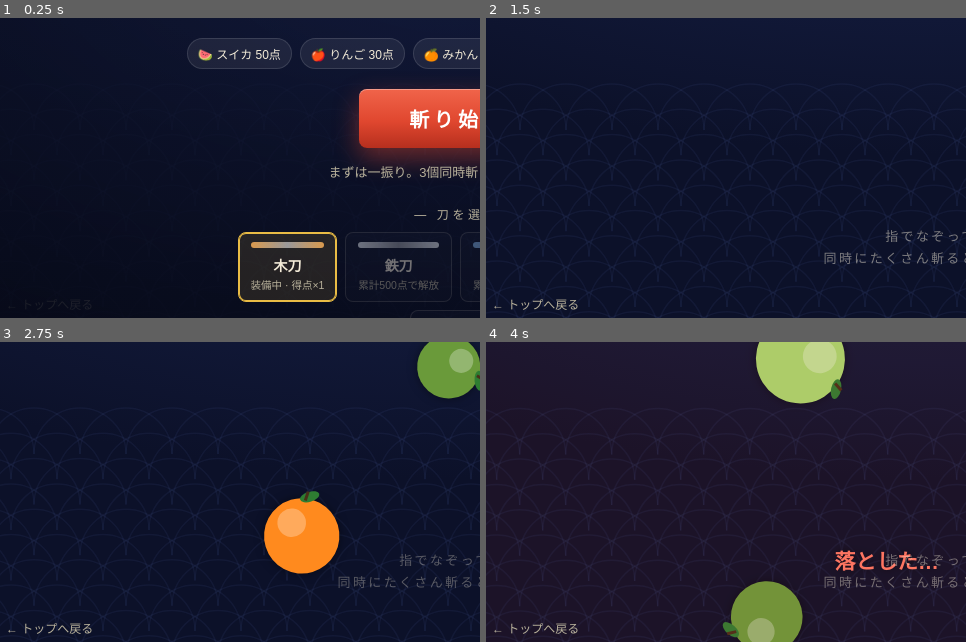
Above: before the commit, frames 1-4 (two rows, left to right).
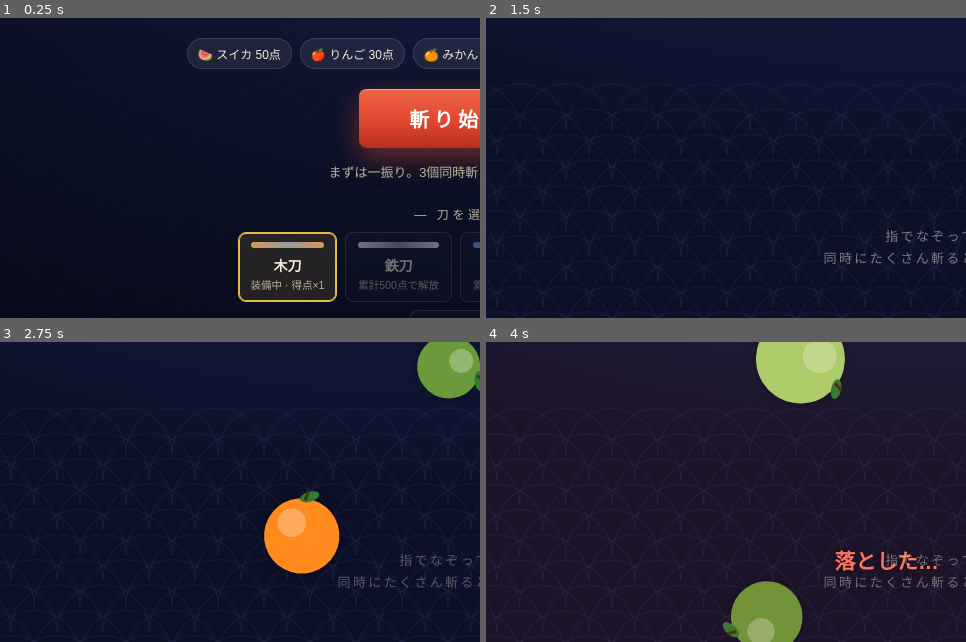
Above: after the commit, the same moments.

Repository: MonaLisaLab/mll-games
Game: browser game, page timing-zan/index.html
The game is run twice, just before and just after one commit, with the same random seed, the same clock (stepped at 60 frames per second) and the same inputs.
Inputs (mouse positions are % of the whole screen's width and height, from its top left):
- Up to frame 1 (0.25 s): no input
- Up to frame 2 (1.5 s): move the mouse to (50, 60) at 1.07 s; tap Space at 1.1 s
- Up to frame 3 (2.75 s): tap Space at 1.6, 2.1, 2.6 s; move the mouse to (30, 40) at 1.67 s; move the mouse to (70, 35) at 2.27 s
- Up to frame 4 (4 s): move the mouse to (65, 70) at 2.87 s; tap Space at 3.1, 3.6 s; move the mouse to (25, 75) at 3.47 s
The pictures show only the part of the screen within x 1-51%, y 47-97%; the shares and areas given below are measured in that part.

The runs differ from the first frame. In frame 2, 0.2% of the frame differs, in the area x 1-20%, y 93-98%; in frame 3, 0.2%; in frame 4, 0.2%.

Commit message:
全ゲーム：ホームへ戻るボタンをクリア・ポーズ画面に集約

Diff:
--- a/baransutawa/index.html
+++ b/baransutawa/index.html
@@ -217,9 +217,6 @@
           </div>
           <div class="hud-box" id="nextReward">次のご褒美まで あと <b>5</b> 段</div>
           <div class="hud-actions">
-            <a id="homeBtn" href="https://monalisalab.github.io/mll-games/" aria-label="トップページに戻る" title="トップページに戻る">
-              <svg viewBox="0 0 24 24"><path d="M10 20v-6h4v6h5v-8h3L12 3 2 12h3v8z"/></svg>
-            </a>
             <button id="muteBtn" aria-label="サウンド ON/OFF">
               <svg class="on" viewBox="0 0 24 24"><path d="M3 9v6h4l5 5V4L7 9H3zm13.5 3a4.5 4.5 0 0 0-2.5-4v8a4.5 4.5 0 0 0 2.5-4zM14 3.2v2.1a7 7 0 0 1 0 13.4v2.1a9 9 0 0 0 0-17.6z"/></svg>
               <svg class="off" viewBox="0 0 24 24"><path d="M3 9v6h4l5 5V4L7 9H3zm13.6 3 2.7-2.7-1.4-1.4-2.7 2.7-2.7-2.7-1.4 1.4 2.7 2.7-2.7 2.7 1.4 1.4 2.7-2.7 2.7 2.7 1.4-1.4-2.7-2.7z"/></svg>
@@ -250,7 +247,6 @@
           <div class="t-label">ブロックのテーマ</div>
           <div class="theme-chips" id="themeChips"></div>
         </div>
-        <a class="home-link" href="https://monalisalab.github.io/mll-games/">← トップページに戻る</a>
       </div>
 
       <!-- ゲームオーバー -->
@@ -269,7 +265,7 @@
         <div class="over-btns">
           <button class="big-btn" id="retryBtn">もう一度</button>
           <button class="sub-btn" id="toMenuBtn">メニューに戻る</button>
-          <a class="home-link" href="https://monalisalab.github.io/mll-games/" style="margin-top:0">← トップページに戻る</a>
+          <a class="home-link" href="https://monalisalab.github.io/mll-games/" style="margin-top:0">🏠 ホームへ戻る</a>
         </div>
       </div>
     </div>
--- a/nitro-rush/index.html
+++ b/nitro-rush/index.html
@@ -216,7 +216,6 @@
         </div>
       </div>
       <div class="iconBtns" id="iconBtns" hidden>
-        <a href="../index.html" aria-label="トップへ">🏠</a>
         <button id="btnMute" type="button" aria-label="ミュート">🔊</button>
         <button id="btnPause" type="button" aria-label="ポーズ">⏸</button>
       </div>
@@ -245,6 +244,7 @@
           <div class="panelBtns">
             <button class="bigBtn" id="btnResume" type="button">▶ 再開</button>
             <button class="ghostBtn" id="btnQuit" type="button">タイトルへ</button>
+            <a class="ghostBtn" href="../index.html" style="text-decoration:none;display:inline-flex;align-items:center;justify-content:center">🏠 ホームへ戻る</a>
           </div>
           <p class="credit">BGM: 8-bit - Last Mission by HydroGene (CC0)<br>https://opengameart.org/content/8-bit-last-mission</p>
         </div>
@@ -271,6 +271,7 @@
           <div class="panelBtns">
             <button class="bigBtn" id="btnRetry" type="button">↻ リトライ</button>
             <button class="ghostBtn" id="btnToTitle" type="button">タイトルへ</button>
+            <a class="ghostBtn" href="../index.html" style="text-decoration:none;display:inline-flex;align-items:center;justify-content:center">🏠 ホームへ戻る</a>
           </div>
           <p class="credit">Rキーでもすぐリトライできます</p>
         </div>
--- a/snake-dx/index.html
+++ b/snake-dx/index.html
@@ -267,7 +267,7 @@
             <button class="btn" id="startBtn" type="button">▶ スタート</button>
             <button class="btn hidden" id="nextStageBtn" type="button" style="background:#e79a00;color:#231a00">次のステージへ ➜</button>
             <button class="btn ghost hidden" id="exitFsBtn" type="button" style="background:rgba(255,255,255,.12);color:#fff;border-color:rgba(255,255,255,.3)">全画面を終了</button>
-            <a class="btn ghost" href="https://monalisalab.github.io/mll-games/" style="background:rgba(255,255,255,.12);color:#fff;border-color:rgba(255,255,255,.3)">🏠 トップページへ</a>
+            <a class="btn ghost hidden" id="ovHomeBtn" href="https://monalisalab.github.io/mll-games/" style="background:rgba(255,255,255,.12);color:#fff;border-color:rgba(255,255,255,.3)">🏠 ホームへ戻る</a>
           </div>
         </div>
         <button class="menu-btn" id="menuBtn" type="button" aria-label="メニューを開く">⏸</button>
@@ -282,7 +282,7 @@
             <button class="btn ghost" id="menuSoundBtn" type="button" style="background:rgba(255,255,255,.12);color:#fff;border-color:rgba(255,255,255,.3)">🔊 音 ON</button>
             <button class="btn ghost" id="menuStageBtn" type="button" style="background:rgba(255,255,255,.12);color:#fff;border-color:rgba(255,255,255,.3)">🎯 ステージ・設定へ</button>
             <button class="btn ghost" id="menuExitBtn" type="button" style="background:rgba(255,255,255,.12);color:#fff;border-color:rgba(255,255,255,.3)">⛶ 全画面を終了</button>
-            <a class="btn ghost wide" href="https://monalisalab.github.io/mll-games/" style="background:rgba(255,255,255,.12);color:#fff;border-color:rgba(255,255,255,.3)">🏠 トップページに戻る</a>
+            <a class="btn ghost wide" href="https://monalisalab.github.io/mll-games/" style="background:rgba(255,255,255,.12);color:#fff;border-color:rgba(255,255,255,.3)">🏠 ホームへ戻る</a>
           </div>
         <details class="menu-panel" id="missionsPanel">
           <summary>🎯 ミッション（全20）― 展開して確認</summary>
@@ -366,6 +366,7 @@
           stageGoalEl=document.getElementById("stageGoal"), stageProgEl=document.getElementById("stageProg"),
           stageHint=document.getElementById("stageHint"),
           nextStageBtn=document.getElementById("nextStageBtn"), exitFsBtn=document.getElementById("exitFsBtn"),
+          ovHomeBtn=document.getElementById("ovHomeBtn"),
           fsBtn=document.getElementById("fsBtn"),
           nextRewardEl=document.getElementById("nextReward"), playHintEl=document.getElementById("playHint"),
           ovMeters=document.getElementById("ovMeters"),
@@ -816,6 +817,7 @@
         nextStageBtn.classList.toggle("hidden",isLast);
         nextStageBtn.textContent=isLast?"":"次のステージへ ➜";
         exitFsBtn.classList.remove("hidden");
+        ovHomeBtn.classList.remove("hidden");
         overlay.classList.remove("hidden");
         checkMissions(); renderStages(); renderMissions(); updateHud();
       }
@@ -927,7 +929,7 @@
         /* Sakurai: death is short and flashy — hit-stop + flash + big shake,
            then the (big) retry button is up almost immediately. */
         triggerHitstop(320); triggerFlash(255,70,50,300,0.42); triggerShake(11,380);
-        nextStageBtn.classList.add("hidden"); exitFsBtn.classList.remove("hidden");
+        nextStageBtn.classList.add("hidden"); exitFsBtn.classList.remove("hidden"); ovHomeBtn.classList.remove("hidden");
         shakeUntil=now()+320; boardWrap.classList.remove("shake"); void boardWrap.offsetWidth; boardWrap.classList.add("shake");
         var isBest=score>best; if(isBest) best=score;
         saveProgress();
@@ -1817,6 +1819,7 @@
         ovTitle.textContent="一時停止中";
         ovMsg.textContent="スコア "+score+" 点 ／ 長さ "+segCount+" ／ Lv"+level+"。再開ボタンか Space で続けられます。";
         exitFsBtn.classList.remove("hidden");
+        ovHomeBtn.classList.remove("hidden");
         startBtn.textContent="▶ 再開";
         overlay.classList.remove("hidden");
       }
--- a/star-shooter/index.html
+++ b/star-shooter/index.html
@@ -91,7 +91,6 @@
 <div id="waveBanner"></div>
 <div id="weaponTag">武器 Lv.1</div>
 <button id="bombBtn" type="button">ボム<span class="cnt">× 1</span></button>
-<a class="home-link hud-home" href="https://monalisalab.github.io/mll-games/">🏠 トップページ</a>
 </div>
 <div id="dmgFlash"></div>
 <button id="sndBtn" type="button">🔊 音 ON</button>
@@ -111,7 +110,6 @@
 連続で敵を倒すとコンボが上がり、スコア倍率アップ！
 </div>
 <div class="best-line">ベストスコア：<span id="titleBest">0</span></div>
-<a class="home-link" href="https://monalisalab.github.io/mll-games/">← トップページに戻る</a>
 </div>
 
 <div class="overlay hidden" id="overScreen">
@@ -125,7 +123,7 @@
 <div class="row"><span>ベストスコア</span><span class="v" id="finalBest">0</span></div>
 </div>
 <button class="big-btn" id="restartBtn" type="button">リスタート</button>
-<a class="home-link" href="https://monalisalab.github.io/mll-games/">← トップページに戻る</a>
+<a class="home-link" href="https://monalisalab.github.io/mll-games/">🏠 ホームへ戻る</a>
 </div>
 </div>
 
--- a/timing-zan/index.html
+++ b/timing-zan/index.html
@@ -35,7 +35,6 @@
 #hud-combo.pop .num{animation:comboPop .18s ease-out}@keyframes comboPop{0%{transform:scale(1.45) rotate(-3deg)}100%{transform:scale(1)}}
 .corner-btns{position:absolute;right:10px;bottom:calc(env(safe-area-inset-bottom,0px) + 10px);z-index:8;display:flex;gap:8px}
 .icon-btn{width:44px;height:44px;min-height:44px;border-radius:50%;border:1px solid var(--line);background:rgba(10,14,34,.72);color:var(--paper);font-size:19px;display:flex;align-items:center;justify-content:center;padding:0;backdrop-filter:blur(4px)}
-#toplink{position:absolute;left:12px;bottom:calc(env(safe-area-inset-bottom,0px) + 12px);z-index:8;color:var(--paper-dim);font-size:12px;text-decoration:none;padding:10px 6px}
 #tap-hint{position:absolute;left:50%;bottom:calc(env(safe-area-inset-bottom,0px) + 64px);transform:translateX(-50%);z-index:4;font-size:13px;letter-spacing:.18em;color:rgba(244,236,217,.65);display:none;pointer-events:none;white-space:nowrap;text-align:center;line-height:1.7}
 #tap-hint.on{display:block;animation:hintPulse 1.6s ease-in-out infinite}@keyframes hintPulse{0%,100%{opacity:.5}50%{opacity:1}}
 #banner{position:absolute;left:0;right:0;top:28%;z-index:6;text-align:center;pointer-events:none;opacity:0}
@@ -96,7 +95,6 @@
 <div id="tap-hint">指でなぞって斬れ！<br>同時にたくさん斬るとコンボボーナス</div>
 <div id="banner"><div class="big"></div><div class="sub"></div></div>
 <div id="toast"></div>
-<a id="toplink" href="../index.html">← トップへ戻る</a>
 <div class="corner-btns"><button class="icon-btn" id="btn-pause" aria-label="ポーズ">⏸</button><button class="icon-btn" id="btn-mute" aria-label="サウンド切替">🔊</button></div>
 
 <div class="overlay on" id="ov-start">
@@ -123,13 +121,13 @@
       <div class="stat"><div class="v" id="st-multi">0</div><div class="k">最大同時斬り</div></div>
       <div class="stat"><div class="v" id="st-best">0</div><div class="k">ベスト</div></div>
     </div>
-    <div class="btn-stack"><button class="btn-main" id="btn-retry">もう一度斬る</button><button class="btn-sub" id="btn-tomenu">メニューに戻る</button></div>
+    <div class="btn-stack"><button class="btn-main" id="btn-retry">もう一度斬る</button><button class="btn-sub" id="btn-tomenu">メニューに戻る</button><a class="btn-sub" href="../index.html" style="text-decoration:none">🏠 ホームへ戻る</a></div>
     <p class="howto">Rキー／画面タップでもすぐ再戦できます</p>
   </div>
 </div>
 
 <div class="overlay" id="ov-pause">
-  <div class="panel"><div class="pause-title">一時停止</div><div …(144 unchanged characters)… tn-sub" id="btn-quit2">メニューに戻る</button></div><p class="howto">Pキーでも再開できます</p></div>
+  <div class="panel"><div class="pause-title">一時停止</div><div …(144 unchanged characters)… tn-sub" id="btn-quit2">メニューに戻る</button><a class="btn-sub" href="../index.html" style="text-decoration:none">🏠 ホームへ戻る</a></div><p class="howto">Pキーでも再開できます</p></div>
 </div>
 </div>
 
@@ -467,7 +465,7 @@
 app.addEventListener("pointerup",pointerEnd); app.addEventListener("pointercancel",pointerEnd); app.addEventListener("pointerleave",pointerEnd);
 
 var overShownAt=0; var overObserver=new MutationObserver(function(){if($("ov-over").classList.contains("on"))overShownAt=performance.now()}); overObserver.observe($("ov-over"),{attributes:true,attributeFilter:["class"]});
-$("ov-over").addEventListener("pointerdown",function(e){if(e.target.closest("button"))return; if(performance.now()-overShownAt>650)startGame()});
+$("ov-over").addEventListener("pointerdown",function(e){if(e.target.closest("button, a"))return; if(performance.now()-overShownAt>650)startGame()});
 document.addEventListener("keydown",function(e){
   if(e.code==="Space"||e.code==="Enter"){e.preventDefault(); if(e.repeat)return; if(state==="menu")startGame(); else if(state==="over"&&$("ov-over").classList.contains("on"))startGame(); else if(state==="paused")setPause(false);}
   else if(e.code==="KeyP"||e.code==="Escape"){if(state==="playing")setPause(true); else if(state==="paused")setPause(false);}
@@ -477,7 +475,7 @@
 $("btn-start").addEventListener("click",startGame); $("btn-retry").addEventListener("click",startGame); $("btn-tomenu").addEventListener("click",toMenu);
 $("btn-pause").addEventListener("click",function(){if(state==="playing")setPause(true); else if(state==="paused")setPause(false)});
 $("btn-resume").addEventListener("click",function(){setPause(false)}); $("btn-restart2").addEventListener("click",startGame); $("btn-quit2").addEventListener("click",toMenu);
-$("btn-mute").addEventListener("click",function(){audioInit(); setMuted(!muted)}); $("toplink").addEventListener("pointerdown",function(e){e.stopPropagation()});
+$("btn-mute").addEventListener("click",function(){audioInit(); setMuted(!muted)});
 $("btn-mute").textContent=muted?"🔇":"🔊";
 checkMissions(false); renderMenu(); requestAnimationFrame(update);
 </script>
